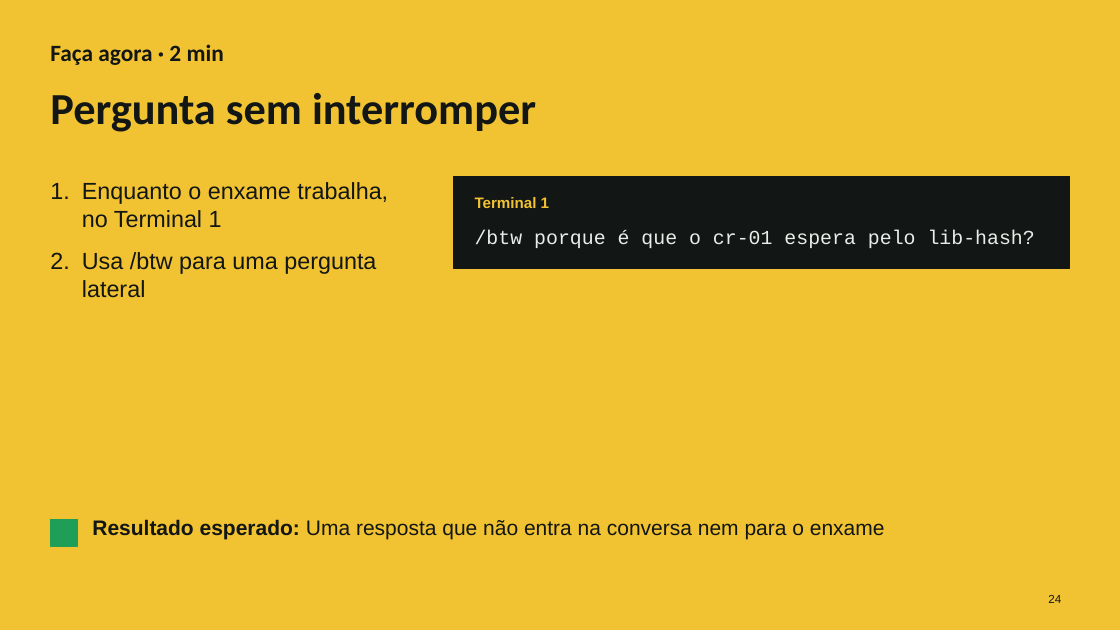
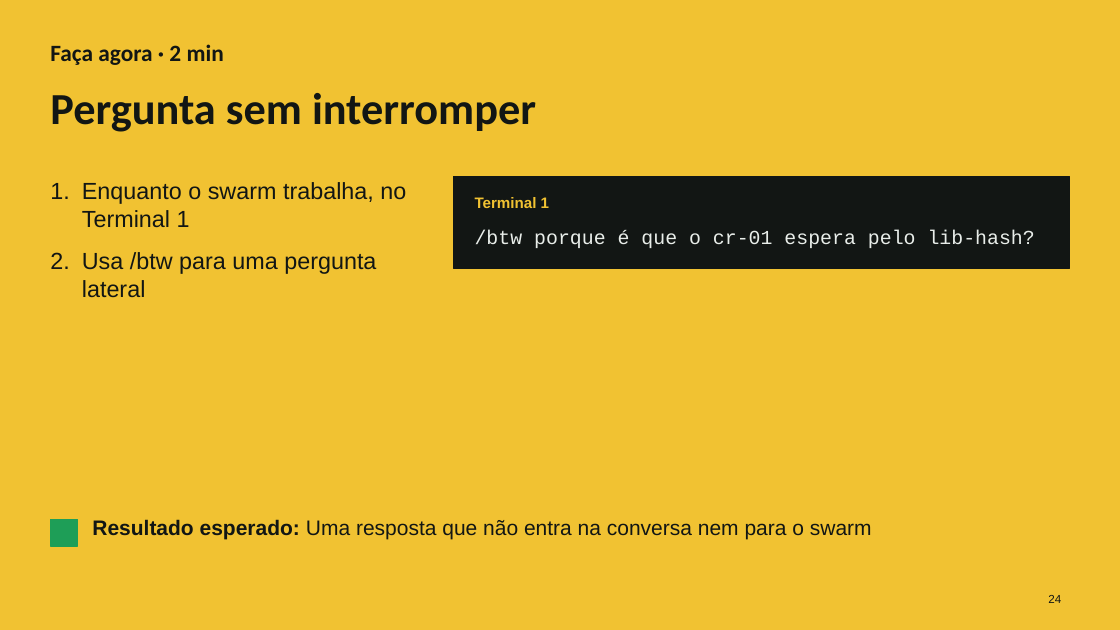
Before and after one commit to cx-guilherme-pinto/workshop-claude, a slide deck: slide 24 of slides/workshop.pptx. Drawn at 1120x630 pixels with LibreOffice and Linux fonts; fonts in the diff are those of the drawing. Boxes give left, top, right and bottom in pixels: in the first picture for what was removed or moved away, otherwise in the second. Text is boxed around its words. In the diff, an @@ line names an element or a change of style, - is before the commit and + after.

```diff
--- a/slides/workshop.pptx
+++ b/slides/workshop.pptx
@@ text at (x1=82, y1=182, x2=406, y2=228): text changed @@
-1. Enquanto o enxame trabalha, no Terminal 1
+1. Enquanto o swarm trabalha, no Terminal 1
@@ text at (x1=92, y1=519, x2=872, y2=539): text changed @@
-Resultado esperado: Uma resposta que não entra na conversa nem para o enxame
+Resultado esperado: Uma resposta que não entra na conversa nem para o swarm
```
Also in this commit, not shown: 12 other slides changed, 34 other files.
